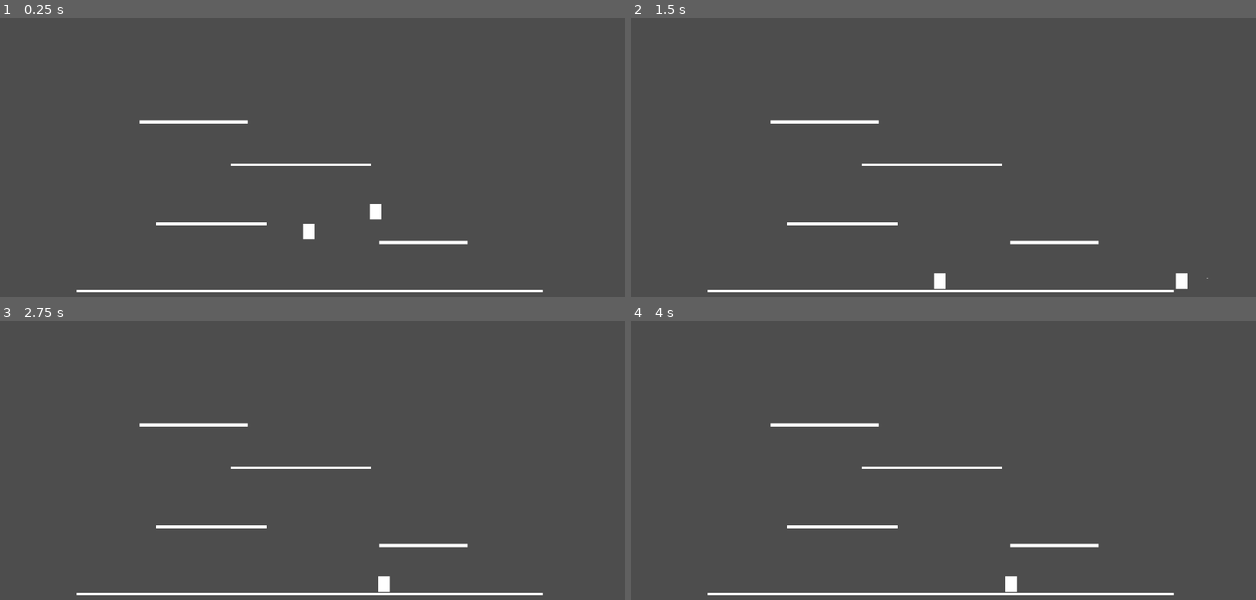
Above: before the commit, frames 1-4 (two rows, left to right).
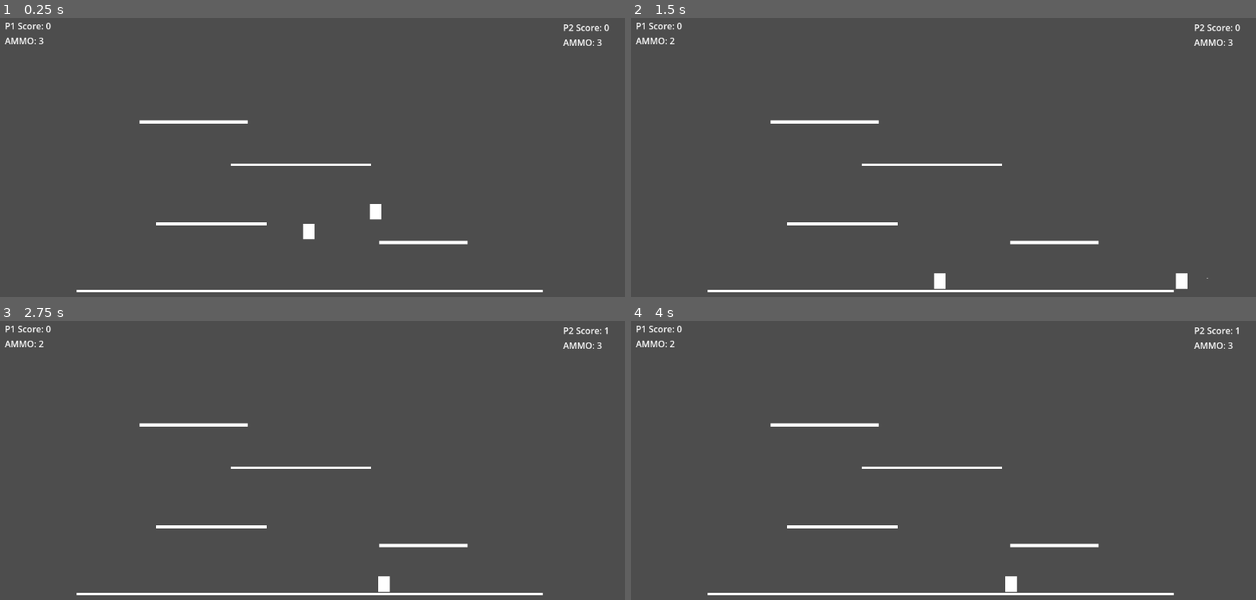
Above: after the commit, the same moments.

Repository: luizpanigassi/bulletoverflow42
Game: Godot game, scene res://scenes/game.tscn
The game is run twice, just before and just after one commit, with the same random seed, the same clock (stepped at 60 frames per second) and the same inputs.
Inputs:
- Up to frame 1 (0.25 s): no input
- Up to frame 2 (1.5 s): hold D (p1_right) from 0.53 s (still down); tap G (p1_dash) at 0.6 s; tap Space (p1_jump) at 0.77 s; tap H (p1_shoot) at 1.35 s
- Up to frame 3 (2.75 s): tap Space (p1_jump) at 1.52 s; release D (p1_right) at 2.03 s; hold A (p1_left) from 2.03 s (still down); tap Keypad 2 (p2_dash) at 2.1 s
- Up to frame 4 (4 s): tap Enter at 2.75 s; release A (p1_left) at 2.78 s; hold D (p1_right) from 2.78 s (still down); tap Down (p2_down) at 2.85 s; tap Space (p1_jump) at 3.02, 3.5, 3.77 s; tap Left (p2_left) at 3.6 s

The runs differ from the first frame. In frame 1, 0.3% of the frame differs, in the area x 0-98%, y 1-10%; in frame 2, 0.3%; in frame 3, 0.3%; in frame 4, 0.3%.

Commit message:
[feat]: ui added, reload bar added

Diff:
--- a/scenes/entities/player.tscn
+++ b/scenes/entities/player.tscn
@@ -37,3 +37,25 @@
 
 [node name="InputHandler" type="Node" parent="."]
 script = ExtResource("2_08t41")
+
+[node name="PlayerUI" type="Node2D" parent="."]
+
+[node name="ReloadBarBackground" type="ColorRect" parent="PlayerUI"]
+visible = false
+offset_left = -13.0
+offset_top = -21.0
+offset_right = 27.0
+offset_bottom = -15.0
+scale = Vector2(0.616269, 0.478477)
+color = Color(0.219501, 0.219501, 0.219501, 1)
+
+[node name="ReloadFill" type="ColorRect" parent="PlayerUI/ReloadBarBackground"]
+layout_mode = 1
+anchors_preset = 4
+anchor_top = 0.5
+anchor_bottom = 0.5
+offset_top = -3.0
+offset_right = 40.0
+offset_bottom = 3.0
+grow_vertical = 2
+color = Color(0.0605303, 0.0605303, 0.0605303, 1)
--- a/scenes/game.tscn
+++ b/scenes/game.tscn
@@ -1,8 +1,9 @@
-[gd_scene load_steps=4 format=3 uid="uid://bjkw6jbk6w8sk"]
+[gd_scene load_steps=5 format=3 uid="uid://bjkw6jbk6w8sk"]
 
 [ext_resource type="PackedScene" uid="uid://caopbqh62ytq5" path="res://scenes/entities/player.tscn" id="1_uwrxv"]
 [ext_resource type="PackedScene" uid="uid://dqy308v3kj2br" path="res://scenes/arenas/arena_test.tscn" id="1_yqjtg"]
 [ext_resource type="Script" uid="uid://bah4epjadpoi" path="res://scripts/system/game_manager.gd" id="3_lnu2h"]
+[ext_resource type="PackedScene" uid="uid://b3ejcg7c68nop" path="res://scenes/ui/hud.tscn" id="4_lbhrr"]
 
 [node name="Game" type="Node2D"]
 
@@ -26,6 +27,8 @@
 
 [node name="UI" type="CanvasLayer" parent="."]
 
+[node name="Hud" parent="UI" instance=ExtResource("4_lbhrr")]
+
 [node name="Camera2D" type="Camera2D" parent="."]
 
 [editable path="World/ArenaBase"]
--- /dev/null
+++ b/scenes/ui/hud.tscn
@@ -0,0 +1,42 @@
+[gd_scene load_steps=2 format=3 uid="uid://b3ejcg7c68nop"]
+
+[ext_resource type="Script" uid="uid://bnu08eiqlngbu" path="res://scripts/ui/hud.gd" id="1_0mwgc"]
+
+[node name="Hud" type="CanvasLayer"]
+script = ExtResource("1_0mwgc")
+
+[node name="Control" type="Control" parent="."]
+layout_mode = 3
+anchors_preset = 15
+anchor_right = 1.0
+anchor_bottom = 1.0
+grow_horizontal = 2
+grow_vertical = 2
+
+[node name="VBoxContainer" type="VBoxContainer" parent="Control"]
+layout_mode = 0
+offset_left = 29.0
+offset_top = 20.0
+offset_right = 80.0
+offset_bottom = 70.0
+
+[node name="P1ScoreLabel" type="Label" parent="Control/VBoxContainer"]
+layout_mode = 2
+
+[node name="P1AmmoLabel" type="Label" parent="Control/VBoxContainer"]
+layout_mode = 2
+text = "Ammo"
+
+[node name="VBoxContainer2" type="VBoxContainer" parent="Control"]
+layout_mode = 0
+offset_left = 1040.0
+offset_top = 23.0
+offset_right = 1091.0
+offset_bottom = 73.0
+
+[node name="P2ScoreLabel" type="Label" parent="Control/VBoxContainer2"]
+layout_mode = 2
+
+[node name="P2AmmoLabel" type="Label" parent="Control/VBoxContainer2"]
+layout_mode = 2
+text = "Ammo"
--- a/scripts/entities/player.gd
+++ b/scripts/entities/player.gd
@@ -1,8 +1,11 @@
 extends CharacterBody2D
 
 signal died(player_id: int)
+signal ammo_changed(player_id: int, ammo: int)
 
 @onready var input_handler: Node = $InputHandler
+@onready var reload_fill: ColorRect = $PlayerUI/ReloadBarBackground/ReloadFill
+@onready var reload_bar_background: ColorRect = $PlayerUI/ReloadBarBackground
 
 @export var speed: float = 300.0
 @export var JUMP_FORCE: float = -500.0
@@ -124,6 +127,7 @@
 
 	current_ammo -= 1
 	print("Ammo: ", current_ammo)
+	ammo_changed.emit(player_id, current_ammo)
 
 	projectile.global_position = global_position
 
@@ -180,12 +184,25 @@
 
 	is_reloading = true
 
+	reload_fill.size = Vector2(0, reload_fill.size.y)
+	reload_fill.visible = true
+	reload_bar_background.visible = true
+
 	print("Reloading...")
-	await get_tree().create_timer(reload_duration).timeout
+
+	var tween: Tween = create_tween()
+	tween.set_trans(Tween.TRANS_SINE)
+	tween.set_ease(Tween.EASE_OUT)
+	tween.tween_property(reload_fill, "size", Vector2(40, reload_fill.size.y), reload_duration)
+
+	await tween.finished
 
 	current_ammo = max_ammo
 	is_reloading = false
-
+	ammo_changed.emit(player_id, current_ammo)
+
+	reload_fill.visible = false
+	reload_bar_background.visible = false
 	print("Reloaded!")
 
 func die() -> void:
--- a/scripts/system/game_manager.gd
+++ b/scripts/system/game_manager.gd
@@ -1,6 +1,7 @@
 extends Node
 
 @onready var entities: Node2D = $"../../Entities"
+@onready var hud: CanvasLayer = $"../../UI/Hud"
 
 @export var player_scene: PackedScene
 
@@ -18,6 +19,8 @@
 	for spawn in found_spawns:
 		spawn_points.append(spawn as Marker2D)
 
+	await hud.ready
+	hud.update_score(scores[1], scores[2])
 	start_round()
 
 func get_random_spawn_positions() -> Array[Marker2D]:
@@ -30,7 +33,9 @@
 	player_instance.player_id = player_id
 	player_instance.global_position = spawn_position
 	player_instance.died.connect(_on_player_died)
+	player_instance.ammo_changed.connect(hud.update_ammo)
 	entities.add_child(player_instance)
+	hud.update_ammo(player_id, player_instance.current_ammo)
 
 func _on_player_died(dead_player_id: int) -> void:
 	if not round_active:
@@ -58,6 +63,8 @@
 	round_active = false
 	scores[winner_id] += 1
 
+	hud.update_score(scores[1], scores[2])
+
 	print("Player vencedor: ", winner_id)
 	print(scores)
 
--- /dev/null
+++ b/scripts/ui/hud.gd
@@ -0,0 +1,16 @@
+extends CanvasLayer
+
+@onready var p1_score_label: Label = $Control/VBoxContainer/P1ScoreLabel
+@onready var p2_score_label: Label = $Control/VBoxContainer2/P2ScoreLabel
+@onready var p1_ammo_label: Label = $Control/VBoxContainer/P1AmmoLabel
+@onready var p2_ammo_label: Label = $Control/VBoxContainer2/P2AmmoLabel
+
+func update_score(player1_score: int, player2_score: int) -> void:
+	p1_score_label.text = "P1 Score: %d" %player1_score
+	p2_score_label.text = "P2 Score: %d" %player2_score
+
+func update_ammo(player_id: int, ammo: int) -> void:
+	if player_id == 1:
+		p1_ammo_label.text = "AMMO: %d" % ammo
+	elif player_id == 2:
+		p2_ammo_label.text = "AMMO: %d" % ammo
Binary file added: assets/sprites/arcane_archer/Gemini_Generated_Image_jp5slojp5slojp5s.png
Binary file added: assets/sprites/arcane_archer/arcane_archer_spritesheet.png
Not shown, added: assets/sprites/arcane_archer/arcane_archer_spritesheet.png.import
Binary file added: assets/sprites/crystal_mauler/crystal_mauler_SpriteSheet.png
Not shown, added: assets/sprites/crystal_mauler/crystal_mauler_SpriteSheet.png.import
Binary file added: assets/sprites/huntress/huntress_attack.png
Not shown, added: assets/sprites/huntress/huntress_attack.png.import
Binary file added: assets/sprites/huntress/huntress_death.png
Not shown, added: assets/sprites/huntress/huntress_death.png.import
Binary file added: assets/sprites/huntress/huntress_fall.png
Not shown, added: assets/sprites/huntress/huntress_fall.png.import
Binary file added: assets/sprites/huntress/huntress_hit.png
(and 21 more such lines)
